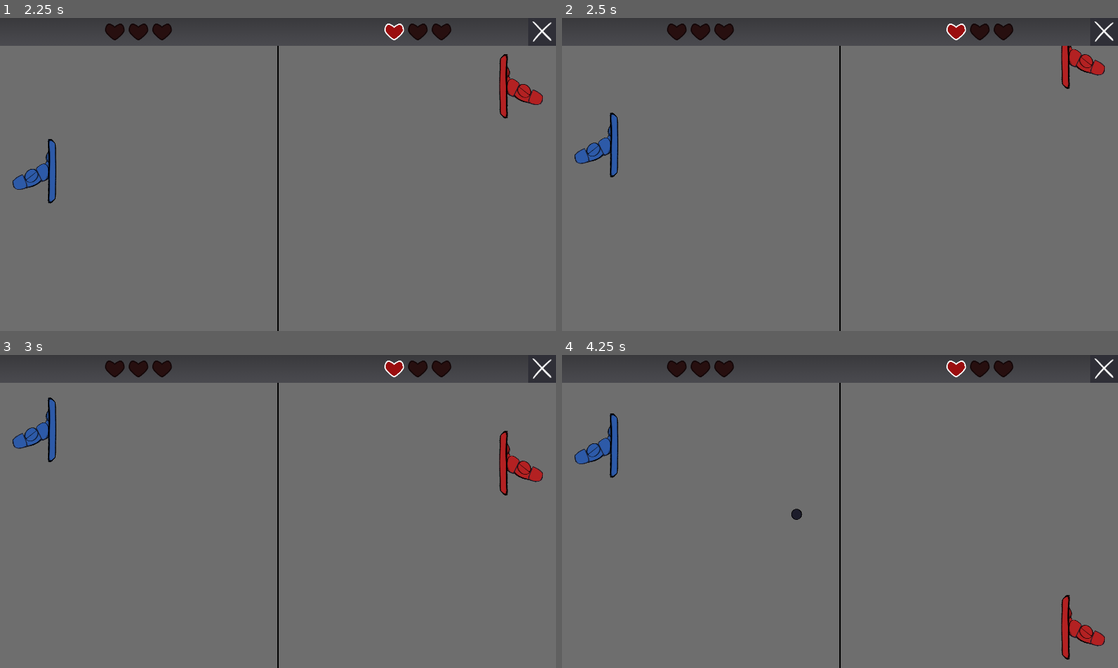
Above: before the commit, frames 1-4 (two rows, left to right).
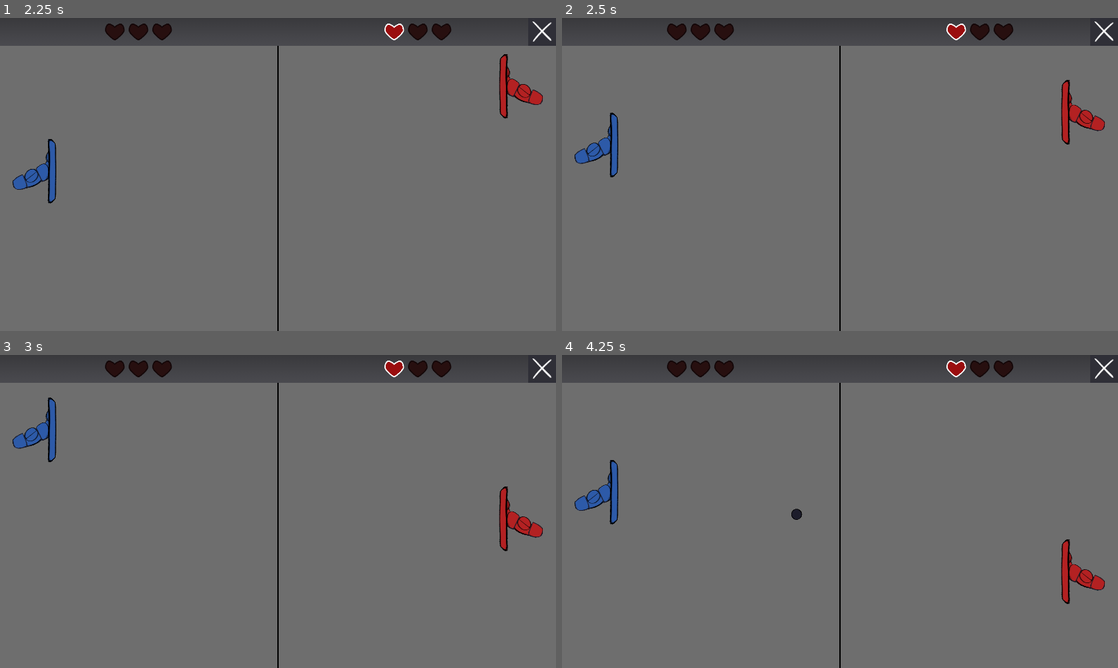
Above: after the commit, the same moments.

Repository: parrotwise/gmtk26-pong
Game: Godot game, scene res://Scenes/game_scene.tscn
Two runs of this game, one before a commit and one after it. Both use one fixed random seed, a clock stepped at 60 frames per second and the inputs below.
Inputs:
- Up to frame 1 (2.25 s): hold Up (ui_up) 0.53-1.28 s; hold Down (ui_down) 1.28-2.03 s; hold Up (ui_up) from 2.03 s (still down)
- Up to frame 2 (2.5 s): keep holding Up (ui_up)
- Up to frame 3 (3 s): keep holding Up (ui_up)
- Up to frame 4 (4.25 s): release Up (ui_up) at 3.53 s; hold Down (ui_down) from 3.53 s (still down)

Frame 1 is identical in both runs. In frame 2, 1.1% of the frame differs, in the area x 89-98%, y 8-41%; in frame 3, 1.2%; in frame 4, 2.4%, in the area x 2-98%, y 18-98%.

Commit message:
fix applied

Diff:
--- a/Scripts/opponent.gd
+++ b/Scripts/opponent.gd
@@ -11,10 +11,10 @@
 
 var collider: CollisionShape2D:
 	get: return $Collider
-var position_y_min: float:
-	get: return $Collider.shape.height / 2
-var position_y_max: float:
-	get: return get_viewport().size.y - $Collider.shape.height / 2
+var top_limit: float:
+	get: return GameManager.hud.bar.size.y + $Collider.shape.height / 2
+var bottom_limit: float:
+	get: return get_viewport().size.y - ($Collider.shape.height / 2)
 
 
 @export var speed: float = 200
@@ -38,9 +38,9 @@
 
 	position.y += velocity
 
-	if position.y >= position_y_max:
+	if position.y >= bottom_limit:
 		direction = Direction.UP
-	elif position.y <= position_y_min:
+	elif position.y <= top_limit:
 		direction = Direction.DOWN
 
-	position.y = clamp(position.y, position_y_min, position_y_max)
+	position.y = clamp(position.y, top_limit, bottom_limit)
--- a/Scripts/player.gd
+++ b/Scripts/player.gd
@@ -1,17 +1,17 @@
 class_name Player
 extends CharacterBody2D
 
+@export var speed: float = 150
 
 var collider: CollisionShape2D:
 	get: return $Collider
-
-
-@export var speed: float = 150
-
+var top_limit: float:
+	get: return GameManager.hud.bar.size.y + $Collider.shape.height / 2
+var bottom_limit: float:
+	get: return get_viewport().size.y - ($Collider.shape.height / 2)
 
 func _ready() -> void:
 	GameManager.player = self
-
 
 func _physics_process(_delta: float) -> void:
 	var move_up: int = 1 if Input.is_action_pressed('ui_up') else 0
@@ -20,7 +20,4 @@
 	velocity.y = speed * (move_down - move_up)
 	move_and_slide()
 
-
-
-
-	position.y = clamp(position.y, 0, get_viewport().size.y)
+	position.y = clamp(position.y, top_limit, bottom_limit)
